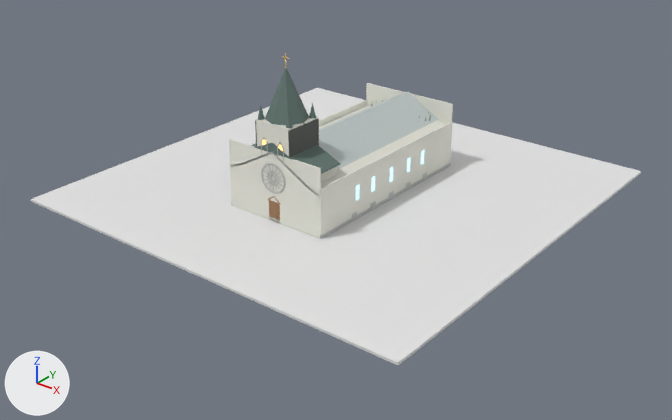
One commit to the Blender file ArtSource/Church/Blender/Church3D.blend: the scene before it, then after it.
Both versions are drawn from a camera (50 mm lens) standing at (108.5, -138.9, 79.4) and looking at (3.7, -7.9, -1.8). Every picture has the same lights, and +X, +Y and +Z are marked at lower left. The older version comes first.

Names of what the first picture shows: 'ChurchPreviewGround', 'EXT_BasilicaMasses', 'EXT_BellSpire', 'EXT_CornicesAndRoofSeams', 'EXT_GabledRoofs', 'INT_PlasteredShell', 'INT_RibbedVault', 'INT_StainedGlassSouth' and 5 more.
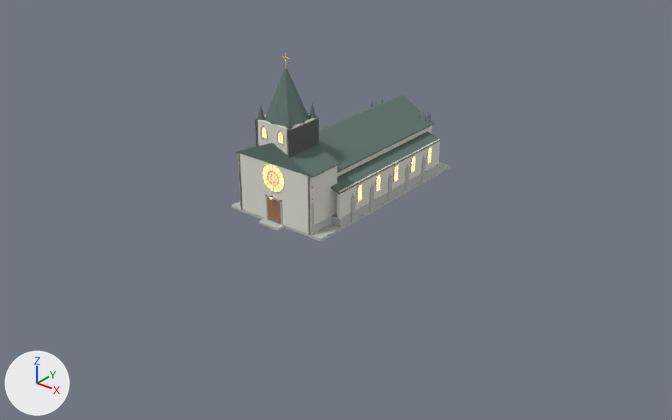
Not visible in the pictures: 'EXT_DoorLampWarm'.

Edits to the bpy script that builds the scene:
```text
Change me_ext_gabledroofs_mesh:
    used by ob_ext_gabledroofs; parent = ob_root_churchexterior3d; location = (0.0, 0.0, 0.0)
    remove me_ext_gabledroofs_mesh.from_pydata(...)  # 260 vertices, 224 faces; spans x -11.1..11.1, y -22.0..22.0, z 6.7..16.1
    add me_ext_gabledroofs_mesh.from_pydata(...)  # 278 vertices, 237 faces; spans x -11.1..11.1, y -22.1..22.0, z 6.7..16.1
    me_ext_gabledroofs_mesh part 1
    2 vertices are removed from x 9.5, y -22.0..-14.0, z 11.6
    7 faces are deleted
    2 vertices move from x -9.5, y -22.0..-14.0, z 11.6 to x -9.4, y -22.0..-14.0, z 11.6
    14 vertices are added at x -9.5..0.1, y -22.1..-13.9, z 11.9..16.1
    6 new vertices lie (9.5, 0.0, -4.2) away from vertices in x -0.1..0.0, y -22.1..-13.9, z 15.8..16.1
    20 new faces join them
Change me_int_plasteredshell_mesh:
    used by ob_int_plasteredshell; parent = ob_root_churchinterior3d; location = (0.0, 0.0, 0.0)
    remove me_int_plasteredshell_mesh.from_pydata(...)  # 304 vertices, 228 faces; spans x -11.4..11.4, y -22.0..22.0, z 0.0..14.0
    add me_int_plasteredshell_mesh.from_pydata(...)  # 1246 vertices, 1057 faces; spans x -6.1..6.1, y -12.1..11.9, z 0.0..7.4
    me_int_plasteredshell_mesh part 2: the loose piece of 8 vertices spanning x 11.2..11.4, y -10.4..-6.6, z 3.8..6.9 is multiplied about its middle by the matrix ((-0.012, -0.087, 0.0), (0.0, 0.0, 0.087), (-0.087, 0.012, 0.0)), then moved by (-10.9, -3.5, 1.0)
    me_int_plasteredshell_mesh part 3: 34 loose pieces with 272 vertices, spanning x -11.4..11.4, y -22.0..22.0, z 0.0..14.0, are deleted
    other edits to the shape of me_int_plasteredshell_mesh do not show in these pictures
Change me_int_ribbedvault_mesh:
    used by ob_int_ribbedvault; parent = ob_root_churchinterior3d; location = (0.0, 0.0, 0.0)
    remove me_int_ribbedvault_mesh.from_pydata(...)  # 24 vertices, 18 faces; spans x -8.1..8.1, y -22.0..22.0, z 9.6..14.3
    add me_int_ribbedvault_mesh.from_pydata(...)  # 32 vertices, 24 faces; spans x -4.1..4.1, y -8.6..9.6, z 4.9..7.5
    me_int_ribbedvault_mesh part 4: the loose piece of 8 vertices spanning x -8.1..0.0, y -22.0..22.0, z 9.6..14.3 is scaled about its middle by (0.25, 0.411, 0.296), then moved by (1.0, 0.5, -6.3)
    me_int_ribbedvault_mesh part 5: the loose piece of 8 vertices spanning x 0.0..8.1, y -22.0..22.0, z 9.6..14.3 is scaled about its middle by (-0.25, 0.411, 0.273), then moved by (-5.1, 0.5, -5.1)
    me_int_ribbedvault_mesh part 6: the loose piece of 8 vertices spanning x -0.2..0.2, y -22.0..22.0, z 14.0..14.3 is deleted
    other edits to the shape of me_int_ribbedvault_mesh do not show in these pictures
Change me_int_stainedglasssouth_mesh:
    used by ob_int_stainedglasssouth; parent = ob_root_churchinterior3d; location = (0.0, 0.0, 0.0)
    remove me_int_stainedglasssouth_mesh.from_pydata(...)  # 40 vertices, 30 faces; spans x 11.3..11.4, y -11.6..11.6, z 3.9..6.9
    add me_int_stainedglasssouth_mesh.from_pydata(...)  # 80 vertices, 70 faces; spans x 6.0..6.1, y -5.8..8.0, z 1.8..3.6
    me_int_stainedglasssouth_mesh part 7: 40 vertices removed from x 11.3..11.4, y -11.6..11.6, z 3.9..6.9
    other edits to the shape of me_int_stainedglasssouth_mesh do not show in these pictures
Add me_ext_doorlampwarm_mesh:
    me_ext_doorlampwarm_mesh.from_pydata([(-0.167, -23.017, 5.055), (0.167, -23.017, 5.055), (0.167, -22.683, 5.055), (-0.167, -22.683, 5.055), (-0.182, -23.032, 5.069), (0.182, -23.032, 5.069), (0.182, -22.668, 5.069), (-0.182, -22.668, 5.069), (-0.182, -23.032, 5.476), (0.182, -23.032, 5.476), (0.182, -22.668, 5.476), (-0.182, -22.668, 5.476), (-0.167, -23.017, 5.491), (0.167, -23.017, 5.491), (0.167, -22.683, 5.491), (-0.167, -22.683, 5.491)], [], [(0, 3, 2, 1), (12, 13, 14, 15), (0, 1, 5, 4), (1, 2, 6, 5), (2, 3, 7, 6), (3, 0, 4, 7), (4, 5, 9, 8), (5, 6, 10, 9), (6, 7, 11, 10), (7, 4, 8, 11), (8, 9, 13, 12), (9, 10, 14, 13), (10, 11, 15, 14), (11, 8, 12, 15)])
    me_ext_doorlampwarm_mesh.materials.append(mat_preview_churchglasswarm)  # orange #f9c47c, glowing orange #f9c47c
Remove ob_churchpreviewground:
    ob_churchpreviewground = bpy.data.objects.new('ChurchPreviewGround', me_churchpreviewground_mesh)
Add ob_ext_doorlampwarm:
    ob_ext_doorlampwarm = bpy.data.objects.new('EXT_DoorLampWarm', me_ext_doorlampwarm_mesh)
    ob_ext_doorlampwarm.parent = ob_root_churchexterior3d
    ob_ext_doorlampwarm.location = (0.0, 0.0, 0.0)
```

Boxes (x1, y1, x2, y2) around the edits, measured in the pictures (672 x 420 px; the box of a moved part takes in the faces that stretch with it):
'ChurchPreviewGround', deleted: before (31, 88, 641, 365)
'INT_PlasteredShell', reshaped (not visible afterwards): before (229, 83, 453, 238)
'INT_RibbedVault', reshaped (not visible afterwards): before (243, 92, 439, 186)
part 1 of me_ext_gabledroofs_mesh, cut back: before (254, 143, 340, 174); after (236, 143, 340, 178)
part 2 of me_int_plasteredshell_mesh, moved or reshaped (not visible afterwards): before (359, 178, 372, 199)
part 3 of me_int_plasteredshell_mesh, deleted: before (229, 83, 453, 238)
part 4 of me_int_ribbedvault_mesh, moved or reshaped (not visible afterwards): before (243, 94, 402, 164)
part 5 of me_int_ribbedvault_mesh, moved or reshaped (not visible afterwards): before (273, 92, 439, 186)
part 6 of me_int_ribbedvault_mesh, deleted: before (272, 92, 409, 153)
part 7 of me_int_stainedglasssouth_mesh, deleted: before (356, 150, 424, 200)
'EXT_BasilicaMasses', unchanged, uncovered by the edit: before (255, 114, 337, 183); after (238, 114, 440, 235)
'EXT_StoneButtresses', unchanged, uncovered by the edit: before (352, 172, 427, 218); after (265, 156, 440, 235)
